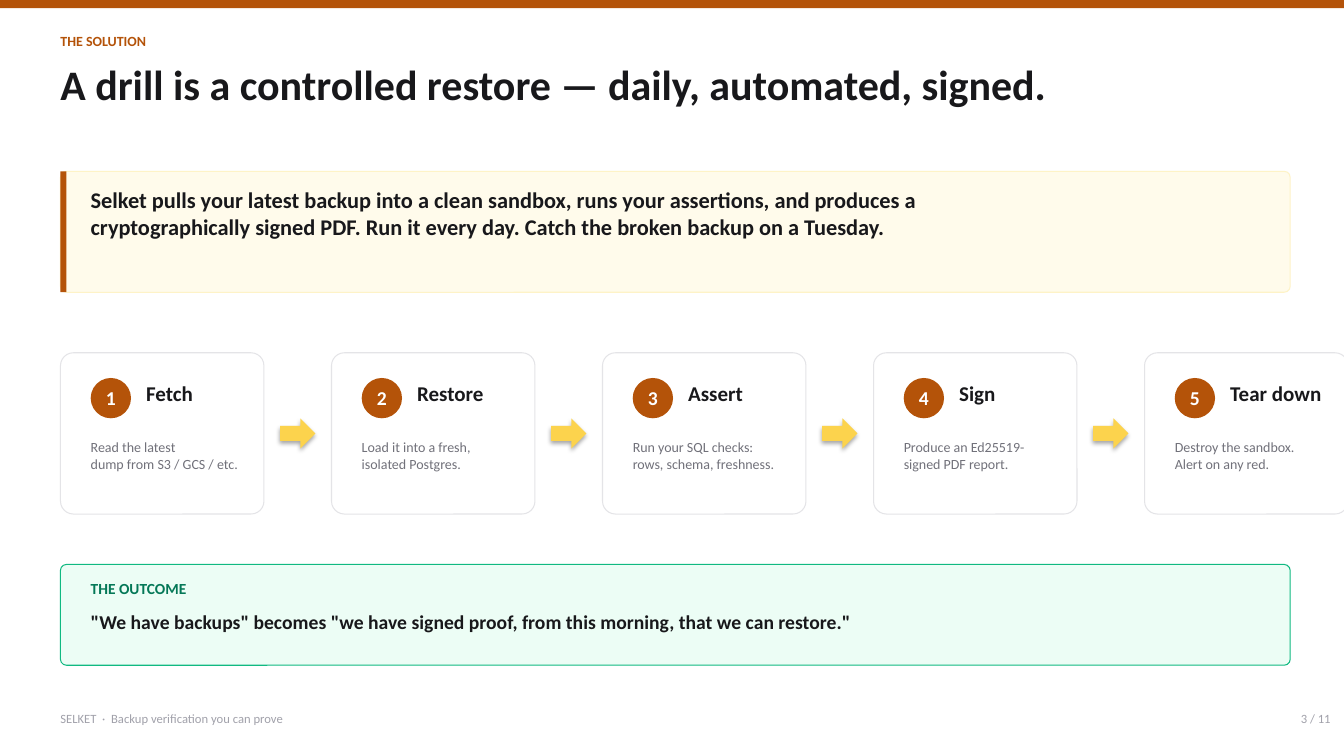
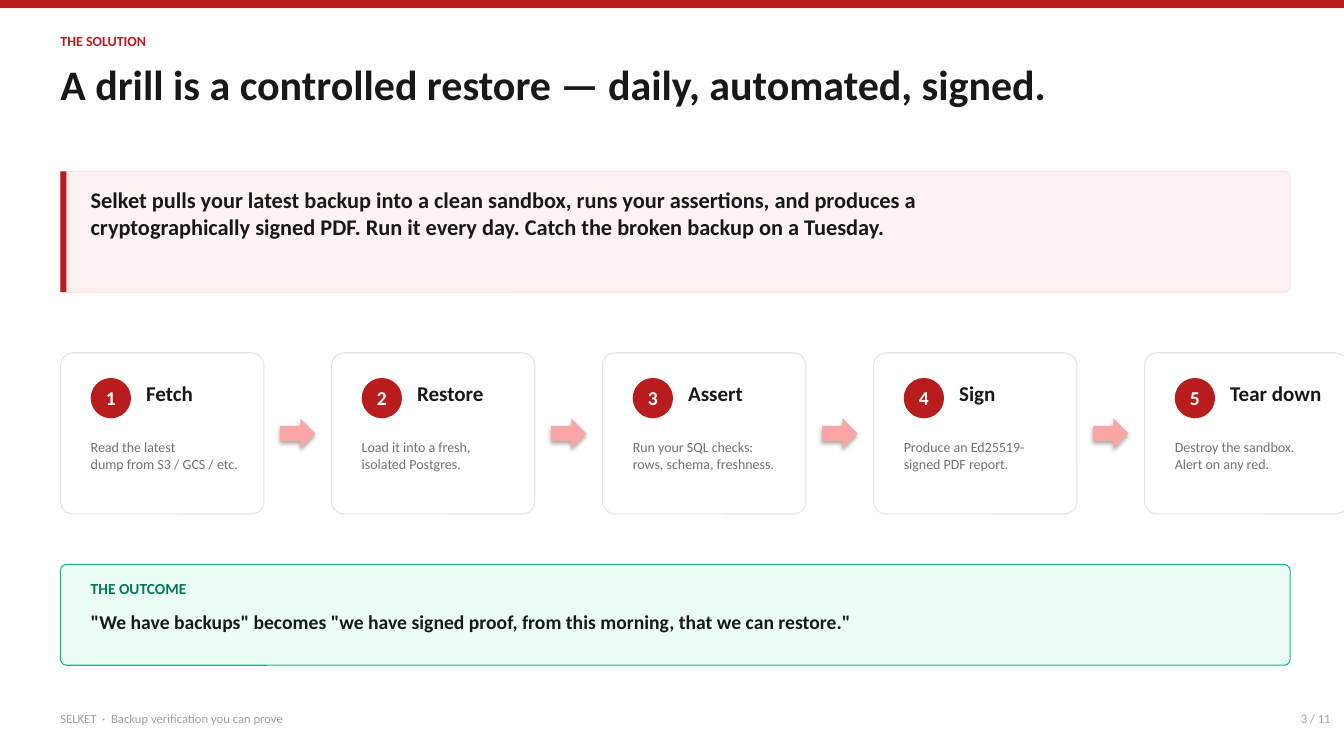
Before and after one commit to PreShotCome/Dokas, a slide deck: slide 3 of docs/presentations/Selket_Investor_Deck.pptx. Drawn at 1344x756 pixels with LibreOffice and Linux fonts; fonts in the diff are those of the drawing. Boxes give left, top, right and bottom in pixels: in the first picture for what was removed or moved away, otherwise in the second. Text is boxed around its words. In the diff, an @@ line names an element or a change of style, - is before the commit and + after.

```diff
--- a/docs/presentations/Selket_Investor_Deck.pptx
+++ b/docs/presentations/Selket_Investor_Deck.pptx
@@ text "THE SOLUTION" at bbox=[60, 37, 146, 46]: text colour #B45309 to #B91C1C @@
@@ rounded rectangle at bbox=[60, 171, 1291, 292]: fill #FFFBEB to #FEF2F2; outline #FEF3C7 0.75 pt to #FEE2E2 0.75 pt @@
@@ fill #B45309 to #B91C1C in 7 elements at bbox=[0, 0, 1344, 8], bbox=[60, 171, 67, 292], bbox=[91, 378, 131, 418], bbox=[362, 378, 402, 418], bbox=[633, 378, 674, 418], bbox=[904, 378, 945, 418], bbox=[1175, 378, 1215, 418] @@
@@ fill #FCD34D to #FCA5A5 in 4 elements at bbox=[280, 418, 316, 449], bbox=[552, 418, 587, 449], bbox=[823, 418, 858, 449], bbox=[1093, 418, 1128, 449] @@
```
Also in this commit, not shown: 10 other slides changed, 10 other files.
